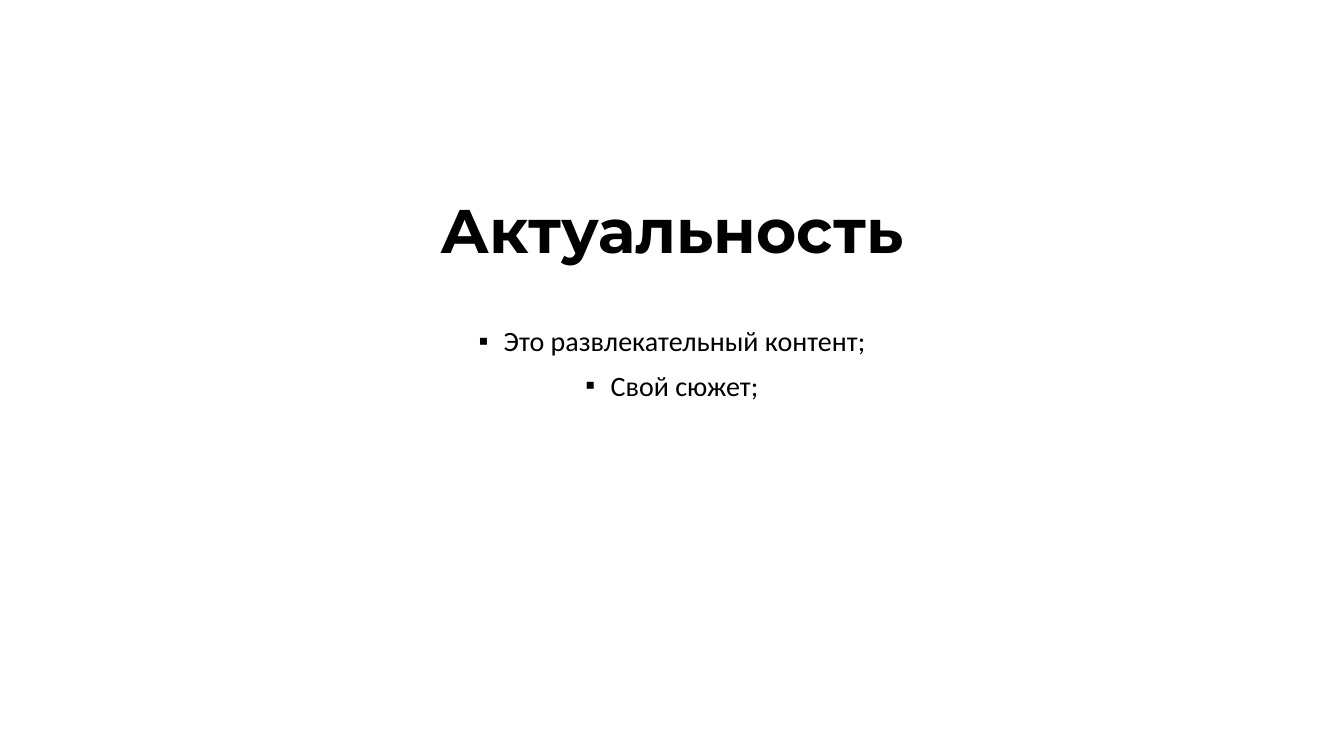
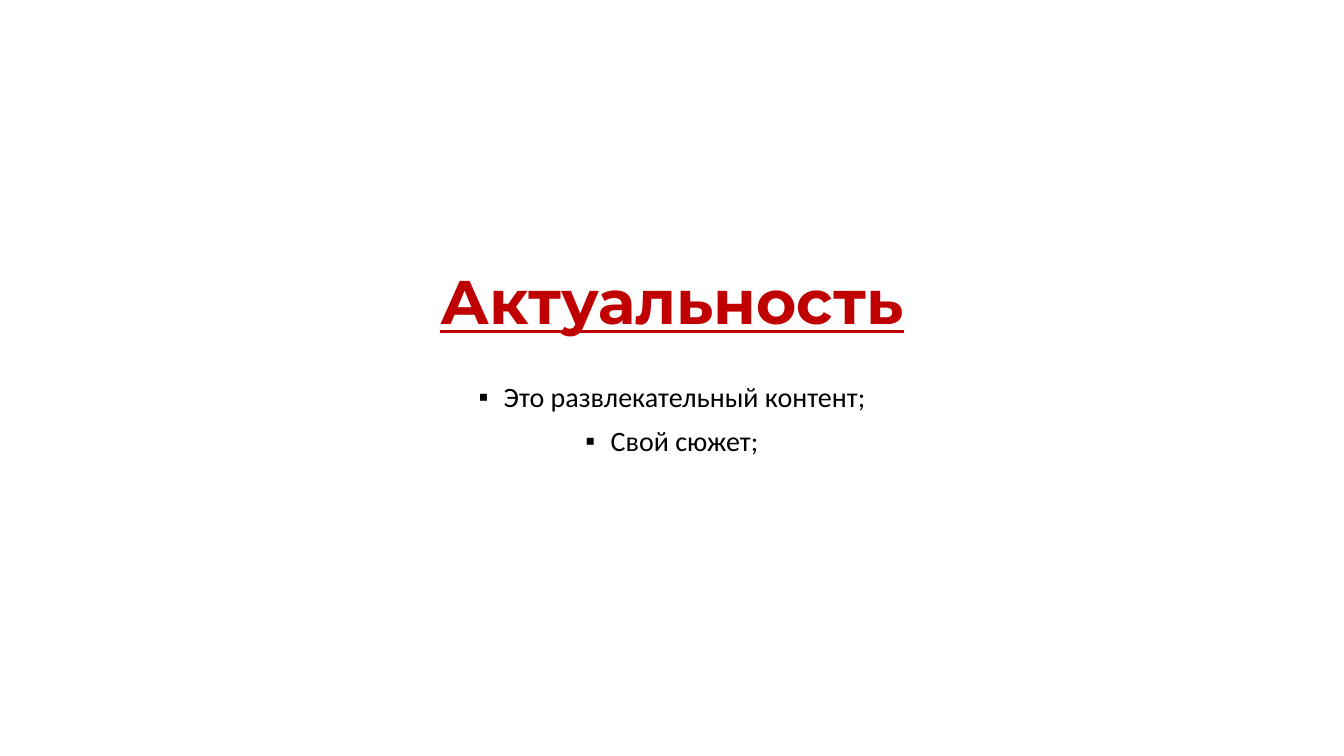
Before and after one commit to Batonchi/gameProject, a slide deck: slide 2 of проект ял2.pptx. Drawn at 1344x756 pixels with LibreOffice and Linux fonts; fonts in the diff are those of the drawing. Boxes give left, top, right and bottom in pixels: in the first picture for what was removed or moved away, otherwise in the second. Text is boxed around its words. In the diff, an @@ line names an element or a change of style, - is before the commit and + after.

```diff
--- a/проект ял2.pptx
+++ b/проект ял2.pptx
@@ title "Актуальность" moved from (x1=440, y1=210, x2=903, y2=266) to (x1=440, y1=281, x2=903, y2=337) @@
@@ title "Актуальность" at (x1=440, y1=281, x2=903, y2=337): text colour #000000 to #C00000, underline on @@
@@ text "Это развлекательный контент;" moved from (x1=504, y1=332, x2=865, y2=400) to (x1=504, y1=388, x2=865, y2=455) @@
```
Also in this commit, not shown: 6 other slides changed, 4 slides added, 4 slides removed, 1 other file.
